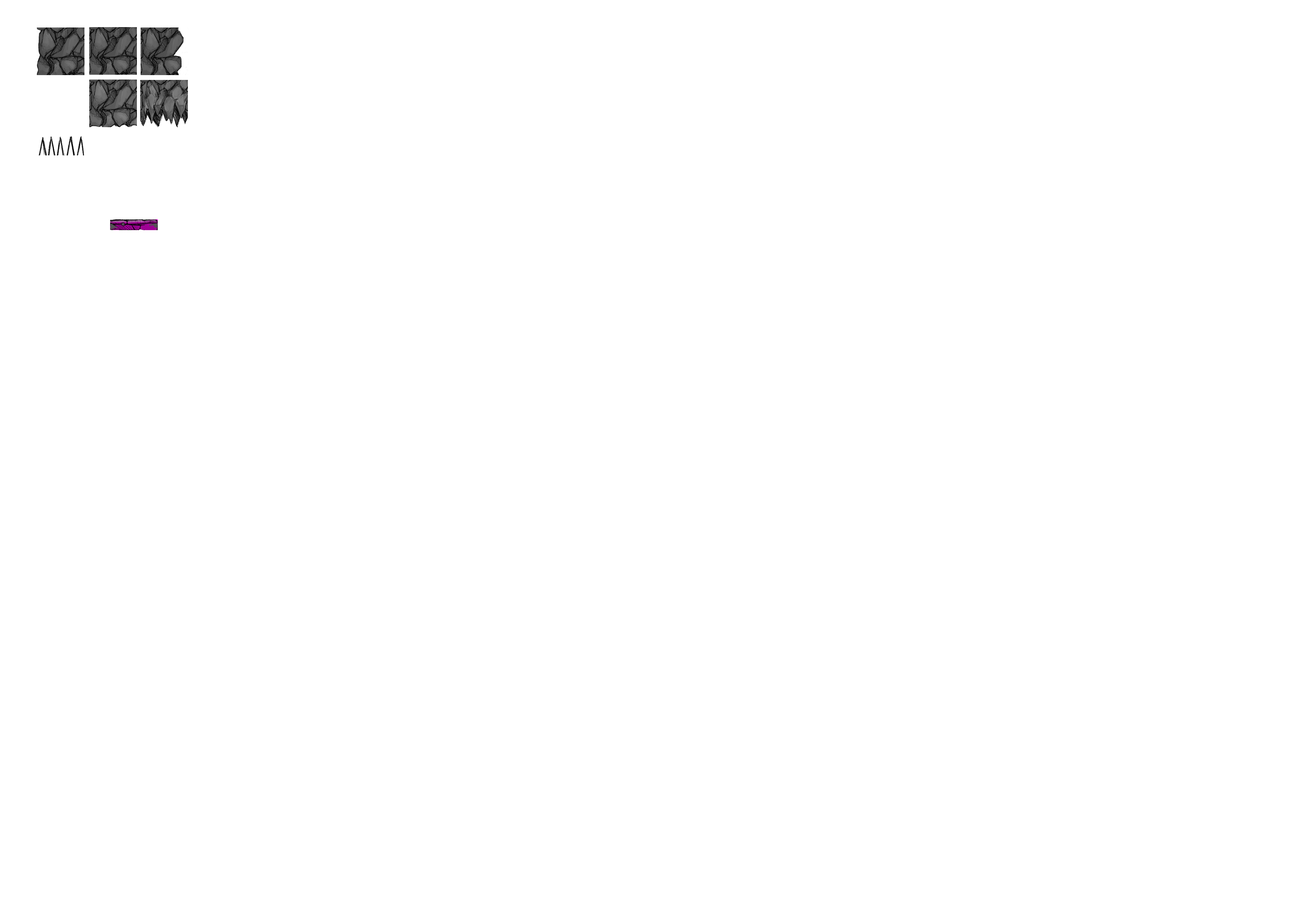
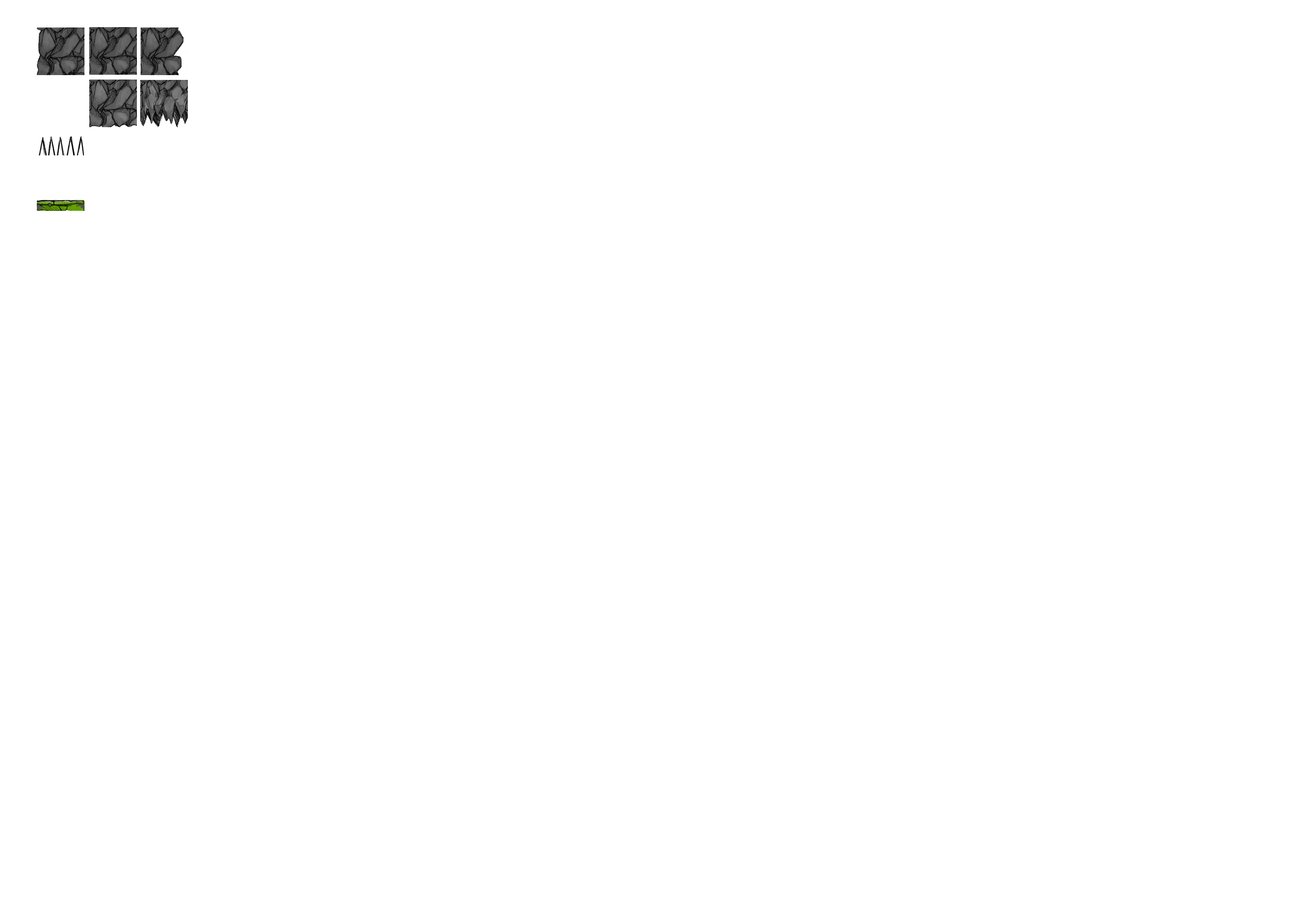
The second 1305×922 image is a revision of the first. Changes to its layers:
painted on "tile baldosa base 1" over [36, 200, 158, 231]
